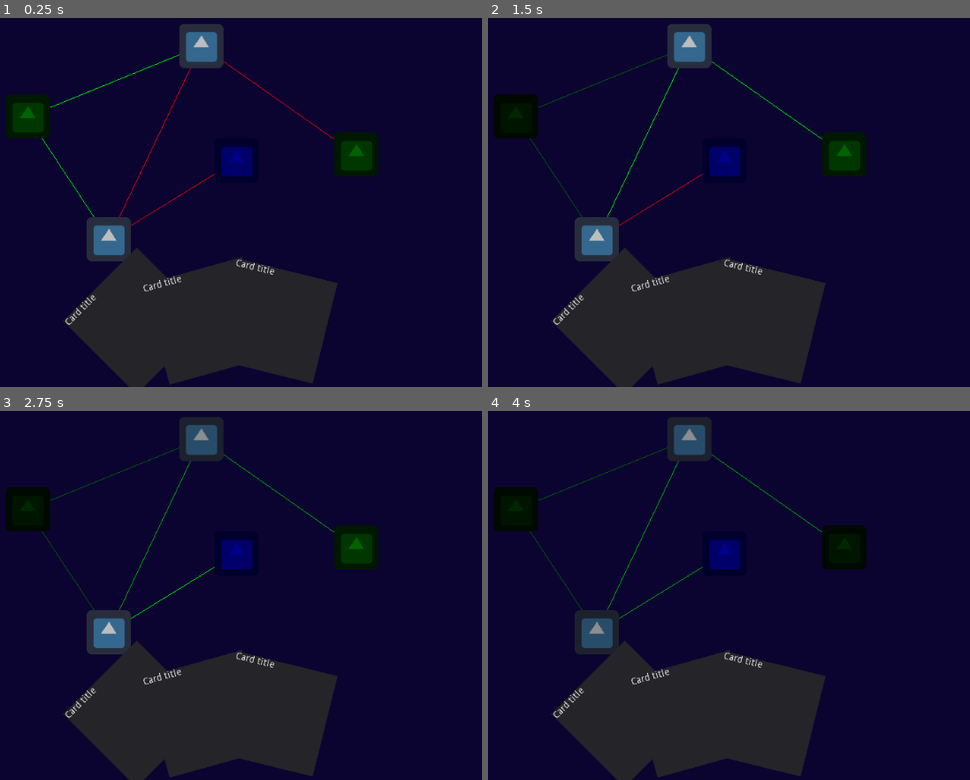
Above: before the commit, frames 1-4 (two rows, left to right).
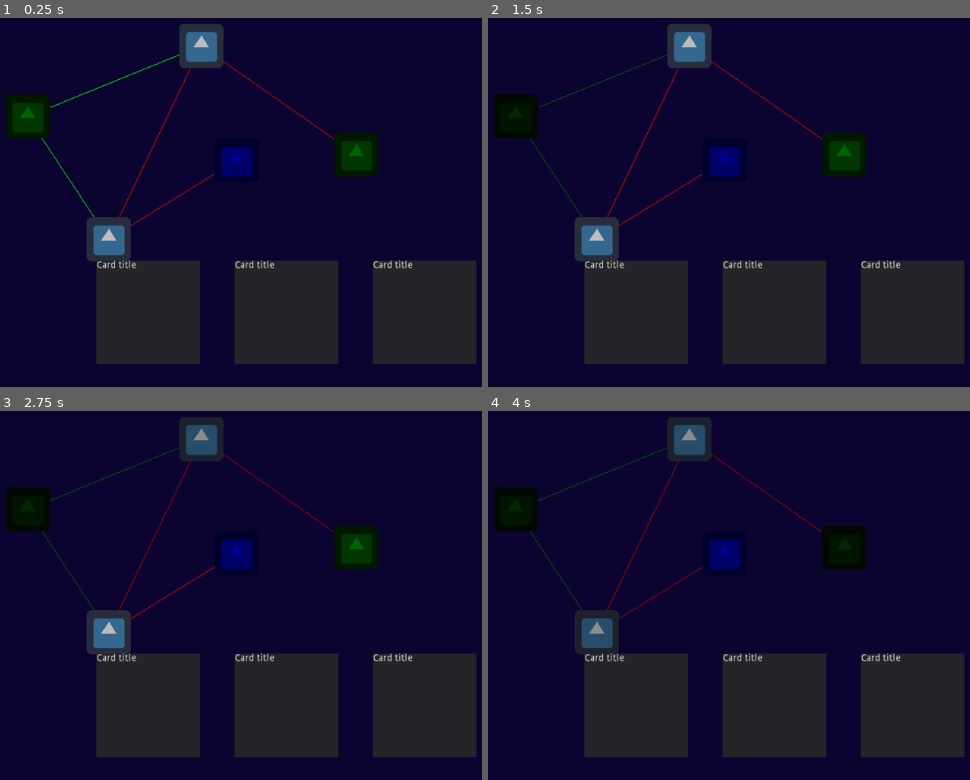
Above: after the commit, the same moments.

Repository: KerDelos/LD48
Game: Godot game, scene res://game/main_scene.tscn
Two runs of this game, one before a commit and one after it. Both use one fixed random seed, a clock stepped at 60 frames per second and the inputs below. The engine's default icon, where the game draws it, is replaced by a stand-in: a white triangle on a blue panel in a dark square.
Inputs (mouse positions are in pixels of both pictures, inside the frame that each line leads up to):
- Up to frame 1 (0.25 s): no input
- Up to frame 2 (1.5 s): tap Enter at 0.5 s; move the mouse to (516, 117) at 0.52 s; click (516, 117) at 0.67 s; tap Space at 1.25 s; move the mouse to (690, 47) at 1.27 s; click (690, 47) at 1.42 s
- Up to frame 3 (2.75 s): tap Enter at 2 s; move the mouse to (110, 632) at 2.02 s; click (110, 632) at 2.17 s
- Up to frame 4 (4 s): tap Space at 2.75 s; move the mouse to (844, 547) at 2.77 s; click (844, 547) at 2.92 s; tap Enter at 3.5 s; move the mouse to (724, 554) at 3.52 s; click (724, 554) at 3.67 s

The runs differ from the first frame. In frame 1, 12% of the frame differs, in the area x 13-99%, y 62-100%; in frame 2, 12%; in frame 3, 12%, in the area x 13-99%, y 11-100%; in frame 4, 12%.
Error after the commit: Invalid call. Nonexistent function 'unselect' in base 'Nil'. (res://game/gameplay/deck.gd:57)

Commit message:
acquire node with cards

Diff:
--- a/godot/game/gameplay/deck.gd
+++ b/godot/game/gameplay/deck.gd
@@ -5,6 +5,7 @@
 export (Array, Resource)  var deck;
 
 var hand = []
+var selected_flop = null
 
 # Called when the node enters the scene tree for the first time.
 func _ready():
@@ -34,6 +35,12 @@
 		flop.rotation_degrees = lerp($Start.rotation_degrees,$End.rotation_degrees,float(i)/hand.size())
 		i = i+1
 
+func _input(event):
+	if event is InputEventMouseButton \
+	and event.button_index == BUTTON_LEFT \
+	and !event.is_pressed():
+		floppy_released(selected_flop)
+
 func on_flop_hovered(floppy):
 	floppy.z_index = 2
 	pass
@@ -43,4 +50,13 @@
 	pass
 
 func on_floppy_selected(floppy):
-	pass
+	selected_flop = floppy
+	floppy.select()
+
+func floppy_released(floppy):
+	floppy.unselect()
+	selected_flop = null
+	var netmap = $"../netmap"
+	var result = false;
+	if netmap.is_netn_hovered():
+		result = netmap.apply_flop_on_hovered_netn(floppy.stats)
--- a/godot/game/gameplay/deck.tscn
+++ b/godot/game/gameplay/deck.tscn
@@ -6,9 +6,7 @@
 script = ExtResource( 1 )
 
 [node name="Start" type="Position2D" parent="."]
-position = Vector2( -150, 0 )
-rotation = -0.785398
+position = Vector2( 300, 0 )
 
 [node name="End" type="Position2D" parent="."]
-position = Vector2( 150, 0 )
-rotation = 0.755728
+position = Vector2( -300, 0 )
--- a/godot/game/gameplay/floppy.gd
+++ b/godot/game/gameplay/floppy.gd
@@ -5,25 +5,38 @@
 signal flop_hovered (flop)
 signal flop_unhovered (flop)
 
+var stats = null
+
+var is_selected= false;
+
 # Called when the node enters the scene tree for the first time.
 func _ready():
 	pass # Replace with function body.
 
 
-func init(stats):
-	pass
+func init(flop_stats):
+	stats = flop_stats
 
-func _on_Panel_mouse_entered():
+func _on_Area2D_mouse_entered():
 	scale = Vector2(1.2,1.2);
 	emit_signal("flop_hovered", self)
 
 
-func _on_Panel_mouse_exited():
-	scale = Vector2(1.0,1.0);
+func _on_Area2D_mouse_exited():
+	if !is_selected:
+		scale = Vector2(1.0,1.0);
 	emit_signal("flop_unhovered", self)
 
-func _on_Panel_gui_input(event):
+func _on_Area2D_input_event(viewport, event, shape_idx):
 	if event is InputEventMouseButton \
 	and event.button_index == BUTTON_LEFT \
 	and event.is_pressed():
 		emit_signal("flop_selected",self);
+
+func select():
+	scale = Vector2(1.2,1.2);
+	is_selected = true;
+
+func unselect():
+	scale = Vector2(1.0,1.0);
+	is_selected= false;
--- a/godot/game/gameplay/floppy.tscn
+++ b/godot/game/gameplay/floppy.tscn
@@ -1,6 +1,9 @@
-[gd_scene load_steps=2 format=2]
+[gd_scene load_steps=3 format=2]
 
 [ext_resource path="res://game/gameplay/floppy.gd" type="Script" id=1]
+
+[sub_resource type="RectangleShape2D" id=1]
+extents = Vector2( 75.513, 74.6708 )
 
 [node name="Node2D" type="Node2D"]
 script = ExtResource( 1 )
@@ -12,6 +15,7 @@
 margin_top = -75.0
 margin_right = 75.0
 margin_bottom = 75.0
+mouse_filter = 2
 size_flags_horizontal = 2
 size_flags_vertical = 3
 __meta__ = {
@@ -23,6 +27,11 @@
 margin_bottom = 14.0
 text = "Card title"
 
-[connection signal="gui_input" from="Panel" to="." method="_on_Panel_gui_input"]
-[connection signal="mouse_entered" from="Panel" to="." method="_on_Panel_mouse_entered"]
-[connection signal="mouse_exited" from="Panel" to="." method="_on_Panel_mouse_exited"]
+[node name="Area2D" type="Area2D" parent="."]
+
+[node name="CollisionShape2D" type="CollisionShape2D" parent="Area2D"]
+shape = SubResource( 1 )
+
+[connection signal="input_event" from="Area2D" to="." method="_on_Area2D_input_event"]
+[connection signal="mouse_entered" from="Area2D" to="." method="_on_Area2D_mouse_entered"]
+[connection signal="mouse_exited" from="Area2D" to="." method="_on_Area2D_mouse_exited"]
--- /dev/null
+++ b/godot/game/gameplay/net_map.gd
@@ -0,0 +1,23 @@
+extends Node2D
+
+
+var hovered_netn = null
+
+
+func _ready():
+	for c in get_children():
+		c.connect("netn_hovered", self, "on_netn_hovered")
+		c.connect("netn_unhovered", self, "on_netn_unhovered")
+
+
+func on_netn_hovered(netn):
+	hovered_netn = netn
+
+func on_netn_unhovered(netn):
+	hovered_netn = null
+
+func is_netn_hovered():
+	return hovered_netn != null
+
+func apply_flop_on_hovered_netn(flop_stat):
+	return hovered_netn.receive_flop(flop_stat)
--- a/godot/game/gameplay/net_map.tscn
+++ b/godot/game/gameplay/net_map.tscn
@@ -1,9 +1,11 @@
-[gd_scene load_steps=2 format=2]
+[gd_scene load_steps=3 format=2]
 
 [ext_resource path="res://game/gameplay/net_node.tscn" type="PackedScene" id=1]
+[ext_resource path="res://game/gameplay/net_map.gd" type="Script" id=2]
 
 [node name="Node2D" type="Node2D"]
 position = Vector2( 131.66, 83.8491 )
+script = ExtResource( 2 )
 
 [node name="net_node" parent="." instance=ExtResource( 1 )]
 position = Vector2( 39.1924, 161.915 )
--- a/godot/game/gameplay/net_node.gd
+++ b/godot/game/gameplay/net_node.gd
@@ -1,6 +1,10 @@
 #tool
 
 extends Node2D
+
+signal netn_hovered(netn)
+signal netn_unhovered(netn)
+
 
 enum netn_type {NONE, HOME, MISC, DATA}
 
@@ -42,15 +46,15 @@
 
 func _on_Area2D_mouse_entered():
 	modulate = node_type_to_color[node_type].lightened(1.0)
+	emit_signal("netn_hovered",self)
 
 
 func _on_Area2D_mouse_exited():
 	modulate = node_type_to_color[node_type]
+	emit_signal("netn_unhovered",self)
 
-
-func _on_Area2D_input_event(viewport, event, shape_idx):
-	if event is InputEventMouseButton \
-	and event.button_index == BUTTON_LEFT \
-	and event.is_pressed() \
-	and is_player_accessible and not is_player_controlled:
+func receive_flop(flop_stat):
+	if is_player_accessible and not is_player_controlled:
 		acquired_by_player()
+		return true;
+	return false
--- a/godot/game/main_scene.tscn
+++ b/godot/game/main_scene.tscn
@@ -16,5 +16,5 @@
 position = Vector2( 108.497, 46.4313 )
 
 [node name="deck" parent="." instance=ExtResource( 1 )]
-position = Vector2( 455.249, 504.249 )
+position = Vector2( 422.286, 491.776 )
 deck = [ ExtResource( 3 ), ExtResource( 3 ), ExtResource( 3 ) ]
